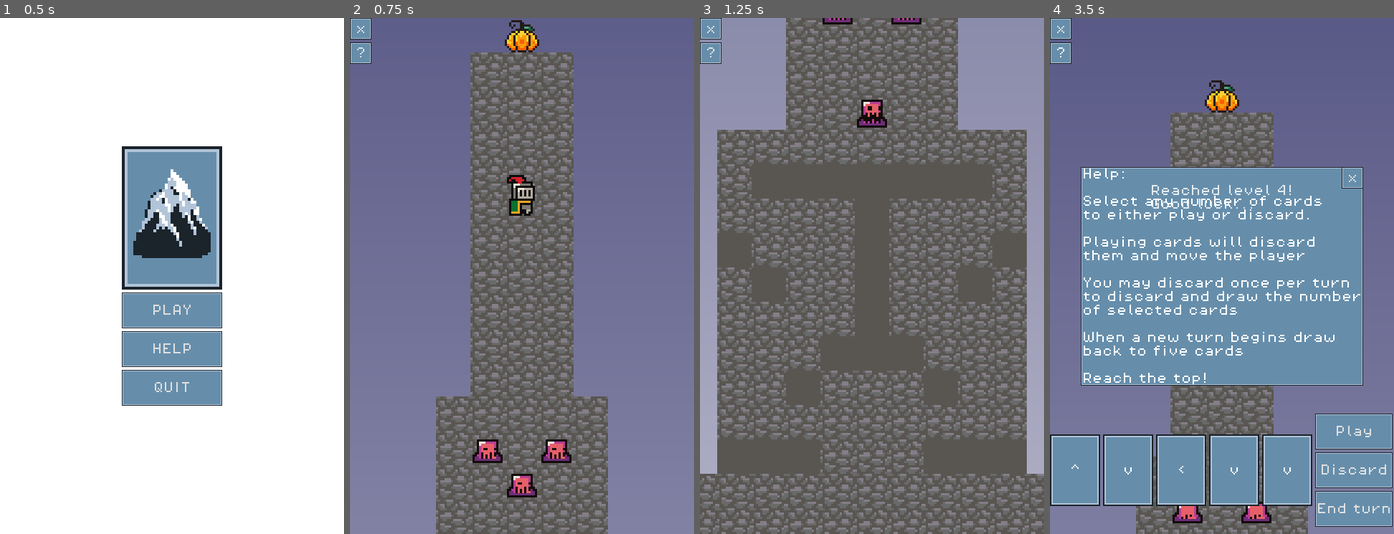
Above: before the commit, frames 1-4 (left to right).
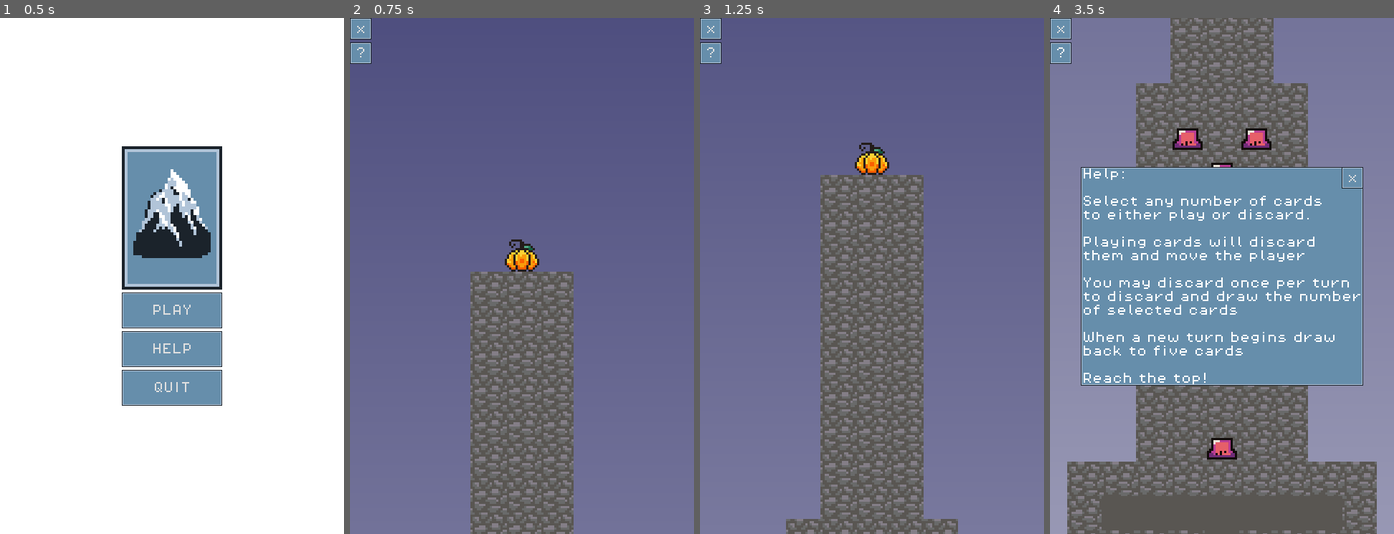
Above: after the commit, the same moments.

Repository: cbouwense/Scale-the-Summit
Game: Godot game, scene res://scenes/main_menu.tscn
The game is run twice, just before and just after one commit, with the same random seed, the same clock (stepped at 60 frames per second) and the same inputs.
Inputs (mouse positions are in pixels of both pictures, inside the frame that each line leads up to):
- Up to frame 1 (0.5 s): no input
- Up to frame 2 (0.75 s): click "PLAY" at 0.5 s
- Up to frame 3 (1.25 s): no input
- Up to frame 4 (3.5 s): click "?" at 1.25 s; click (1352, 430) at 2 s, where only the run before the commit has a clickable "Play"; click (1352, 430) at 2.75 s, where only the run before the commit has a clickable "Play"

Frame 1 is identical in both runs. In frame 2, 23% of the frame differs, in the area x 25-75%, y 0-100%; in frame 3, 80%, in the area x 0-100%, y 0-100%; in frame 4, 59%.

Commit message:
dont ship debug values nammsayin

Diff:
--- a/globals.gd
+++ b/globals.gd
@@ -9,8 +9,8 @@
 	RIGHT
 }
 
-#const player_starting_position = Vector2(8, 0)
-const player_starting_position = Vector2(8, -500)
+const player_starting_position = Vector2(8, 0)
+#const player_starting_position = Vector2(8, -500)
 const lava_starting_position = Vector2(0, 32)
 
 static var discards_left_this_turn = 3
--- a/scripts/game.gd
+++ b/scripts/game.gd
@@ -32,7 +32,7 @@
 func _process(delta):
 	if intro_path_follow and is_intro_running:
 		if intro_path_follow.progress_ratio < 0.99:
-			intro_path_follow.progress_ratio += 1 * delta
+			intro_path_follow.progress_ratio += 0.15 * delta
 		else:
 			main_cam.set_enabled(true)
 			main_cam.make_current()
Not shown, changed: out/index.pck
